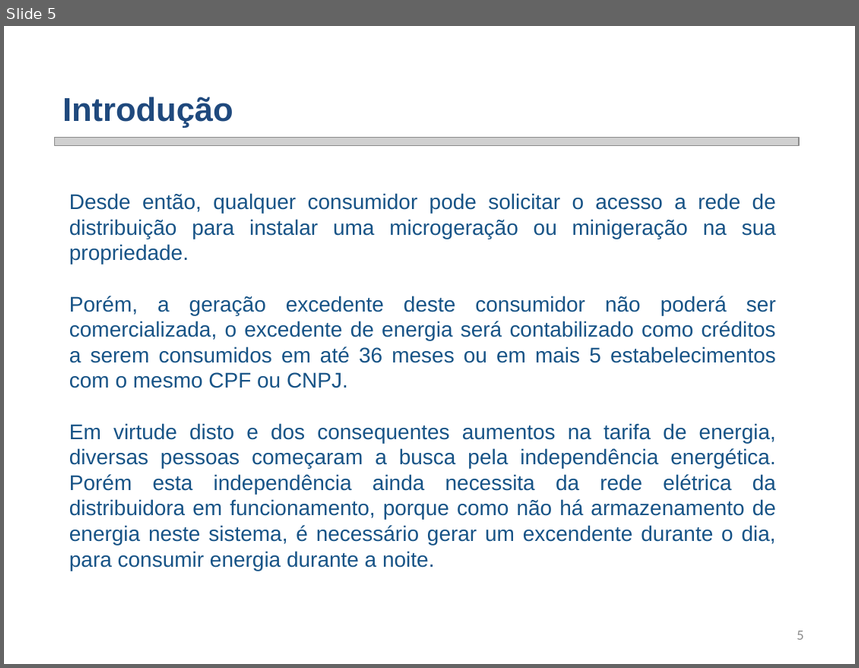
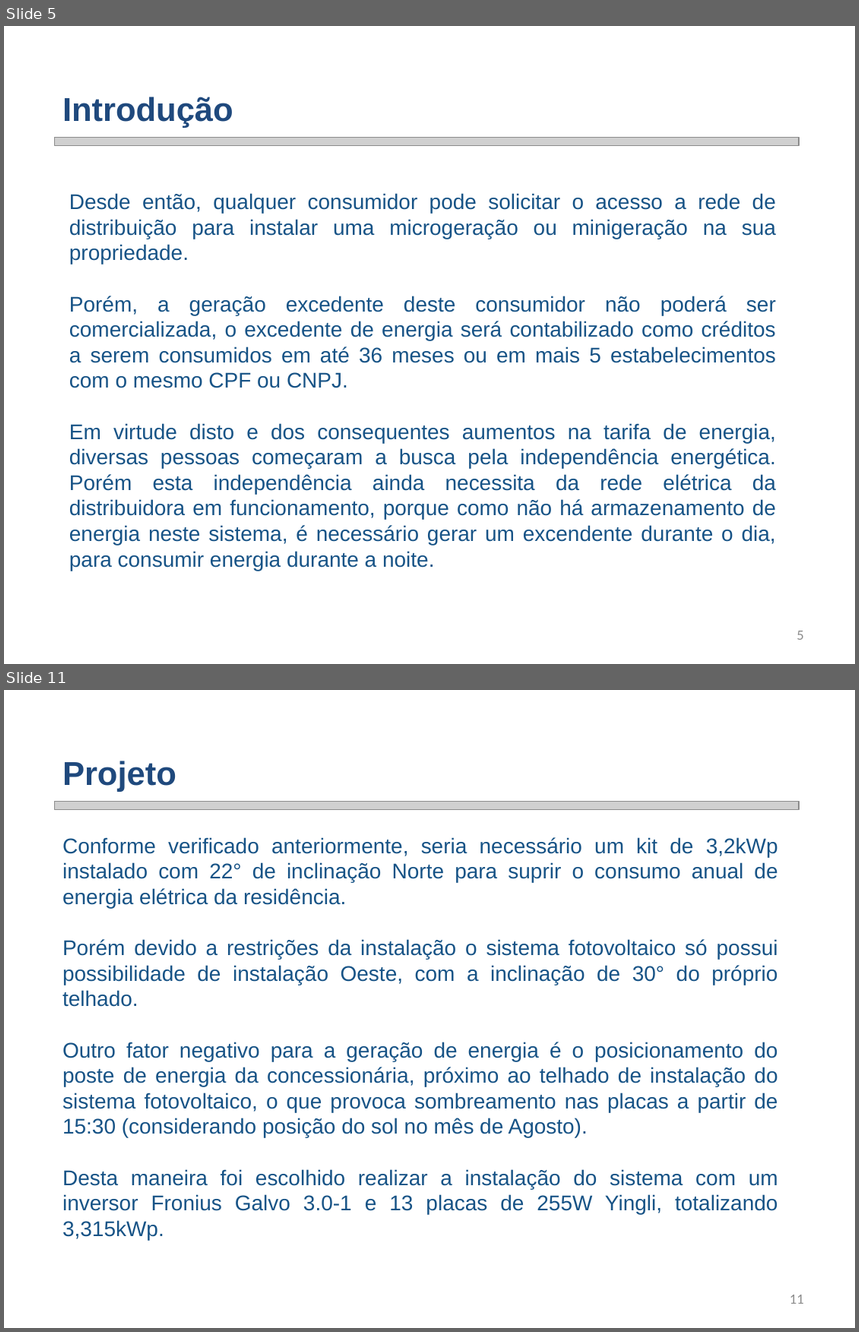
Before and after one commit to smarley2/SGR, a slide deck: Renes/Trabalho 2/SGR Trabalho 2 - Sistema Fotovoltaico.pptx. Shown one above the other, each under a label of ours: slide 5 before the commit, slides 5 and 11 after it; the slides between them are not shown. The pictures are 859x668 and 859x1332 pixels, drawn with LibreOffice and Linux fonts; fonts in the diff are those of the drawing; grey boxes stand for pictures; background and template pictures are left out. Boxes give left, top, right and bottom in pixels: in the first picture for what was removed or moved away, otherwise in the second. Text is boxed around its words. In the diff, an @@ line names an element or a change of style, - is before the commit and + after.

Commit message:
Adicionado referências para o trabalho. Nova versão da apresentação.

```diff
--- a/Renes/Trabalho 2/SGR Trabalho 2 - Sistema Fotovoltaico.pptx
+++ b/Renes/Trabalho 2/SGR Trabalho 2 - Sistema Fotovoltaico.pptx
@@ slide 11 added at (4, 690, 855, 1328), background picture (left out) @@
@@ text added at (63, 761, 177, 792), 28 pt, text #1F497D, bold @@
+Projeto
@@ picture added at (54, 802, 799, 810) @@
@@ text added at (63, 837, 778, 1240), 18 pt, text #175386 @@
+  Conforme verificado anteriormente, seria necessário um kit de 3,2kWp instalado com 22° de inclinação Norte para suprir o consumo anual de energia elétrica da residência.
+  Porém devido a restrições da instalação o sistema fotovoltaico só possui possibilidade de instalação Oeste, com a inclinação de 30° do próprio telhado.
+  Outro fator negativo para a geração de energia é o posicionamento do poste de energia da concessionária, próximo ao telhado de instalação do sistema fotovoltaico, o que provoca sombreamento nas placas a partir de 15:30 (considerando posição do sol no mês de Agosto).
+  Desta maneira foi escolhido realizar a instalação do sistema com um inversor Fronius Galvo 3.0-1 e 13 placas de 255W Yingli, totalizando 3,315kWp.
@@ page number added at (790, 1295, 804, 1304), 12 pt, text #8C8C8C @@
+11
```
Also in this commit, not shown: 2 slides changed, 17 other slides added, 25 slides removed, 23 other files.
